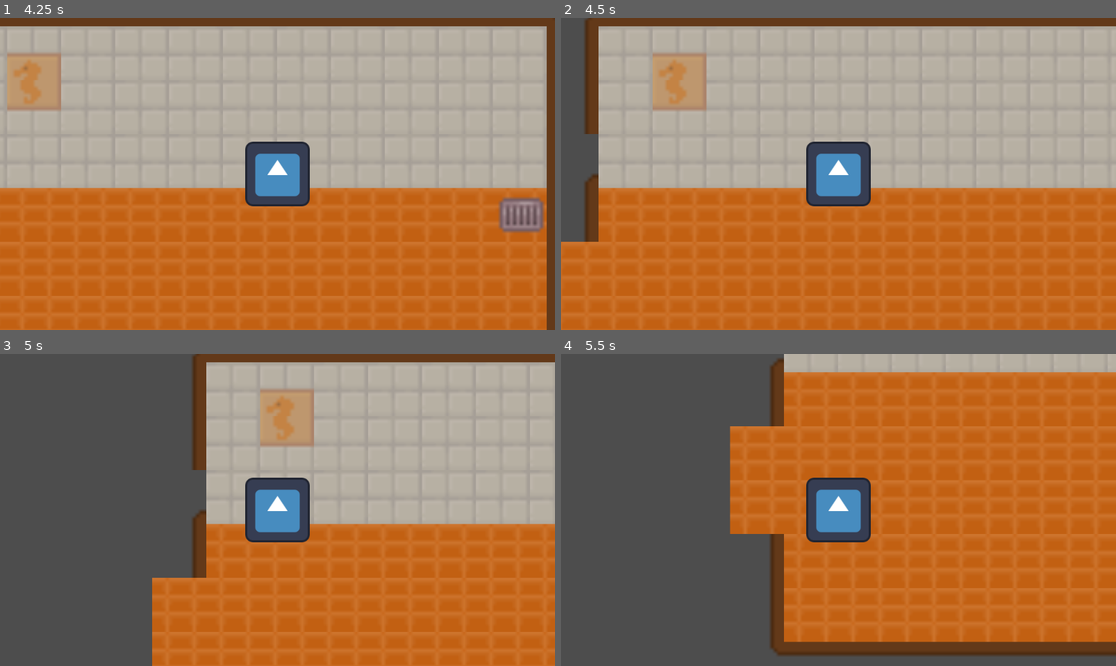
Above: before the commit, frames 1-4 (two rows, left to right).
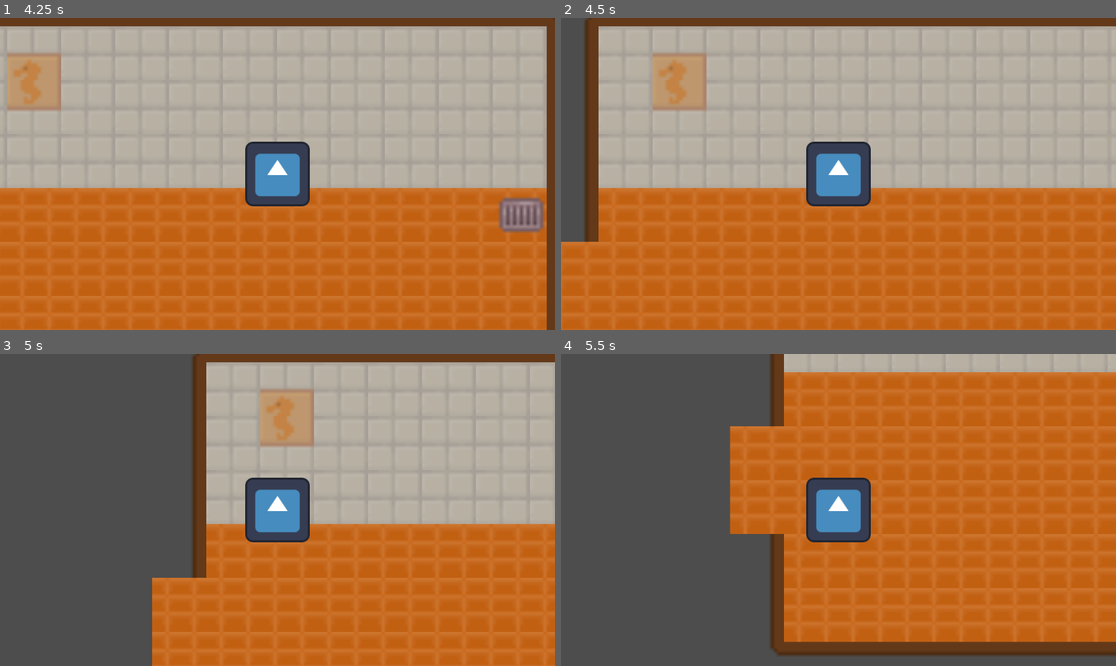
Above: after the commit, the same moments.

Repository: aryapsinha/mazehouse
Game: Godot game, scene res://scenes/bathroom_2.tscn
Same seed, same stepped clock (60 frames per second), same inputs: the game is played once before the commit and once after it. This scene is started directly instead of the project's main scene. The engine's default icon, where the game draws it, is replaced by a stand-in: a white triangle on a blue panel in a dark square.
Inputs:
- Up to frame 1 (4.25 s): tap Enter at 0.5, 2 s; hold Right (right) 0.53-1.28 s; hold X (interact) 0.53-1.28 s; tap Space at 1.25, 2.75 s; hold Down (down) 1.28-2.03 s; tap X (interact) at 1.35, 2.85 s; hold Right (right) 2.03-2.78 s; hold X (interact) 2.03-2.78 s; hold Up (up) 2.78-3.53 s; hold Left (left) from 3.53 s (still down); hold X (interact) from 3.53 s (still down)
- Up to frame 2 (4.5 s): keep holding Left (left); release X (interact) at 4.28 s; tap X (interact) at 4.35 s
- Up to frame 3 (5 s): keep holding Left (left)
- Up to frame 4 (5.5 s): release Left (left) at 5.03 s; hold Down (down) from 5.03 s (still down); hold X (interact) from 5.03 s (still down)

Frame 1 is identical in both runs. In frame 2, 0.3% of the frame differs, in the area x 4-7%, y 37-53%; in frame 3, 0.3%; in frame 4, less than 0.1%.

Commit message:
Update bathroom_2.tscn

Diff:
--- a/scenes/bathroom_2.tscn
+++ b/scenes/bathroom_2.tscn
@@ -8,7 +8,7 @@
 tile_set = ExtResource("1_sjpqm")
 format = 2
 layer_0/name = "Background"
-layer_0/tile_data = PackedInt32Array(196609, 917505, 6, 2621 …(1620 unchanged characters)… 450, 32, 131073, 786450, 32, 196607, 1, 0, 131072, 786450, 32, 262143, 1048577, 1 …(767 unchanged characters)…
+layer_0/tile_data = PackedInt32Array(196609, 917505, 6, 2621 …(1620 unchanged characters)… 450, 32, 131073, 786450, 32, 196607, 1, 7, 131072, 786450, 32, 262143, 1048577, 1 …(767 unchanged characters)…
 layer_1/name = "Base Furni"
 layer_2/name = "Base Deco"
 layer_3/name = "Deco 1"
